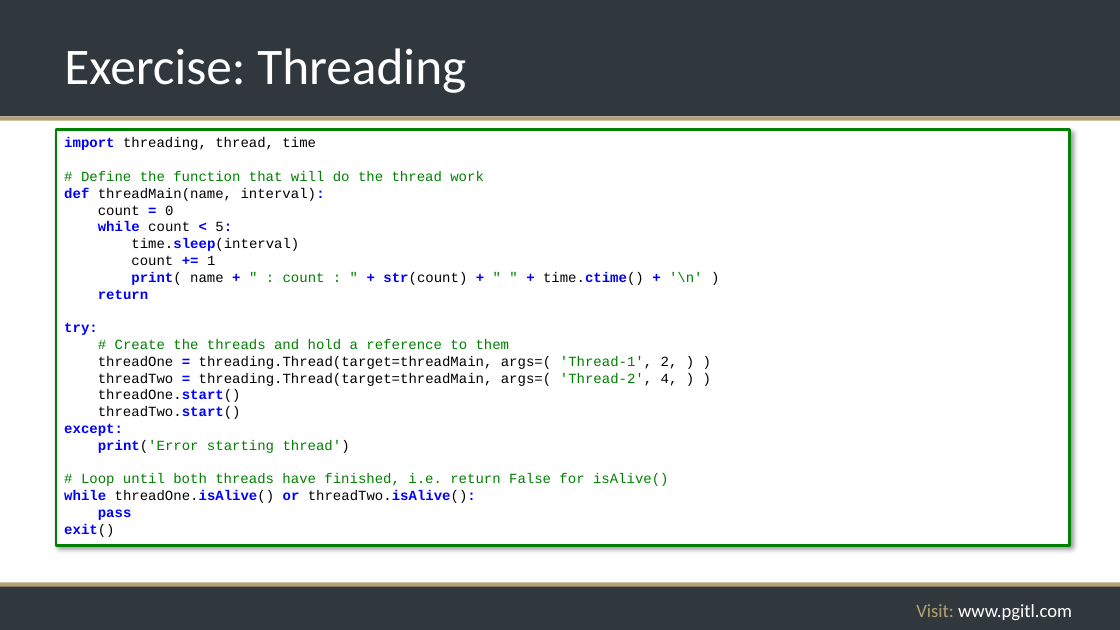
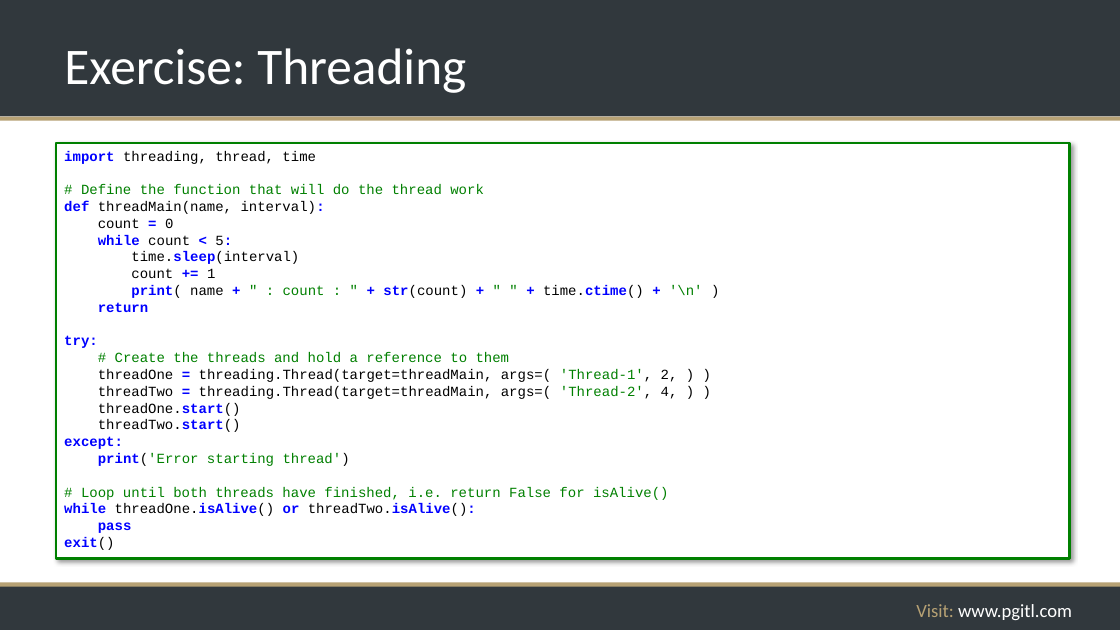
Before and after one commit to rikkouri/project-a, a slide deck: slide 179 of Programming Foundations.pptx. Drawn at 1120x630 pixels with LibreOffice and Linux fonts; fonts in the diff are those of the drawing; background and template pictures are left out. Boxes give left, top, right and bottom in pixels: in the first picture for what was removed or moved away, otherwise in the second. Text is boxed around its words. In the diff, an @@ line names an element or a change of style, - is before the commit and + after.

```diff
--- a/Programming Foundations.pptx
+++ b/Programming Foundations.pptx
@@ rectangle "import threading, thread, time": place and size @@
-rectangle "import threading, thread, time" at (56, 130, 1070, 546)
+rectangle "import threading, thread, time" at (56, 143, 1070, 559)
```
Also in this commit, not shown: 15 other slides changed.
